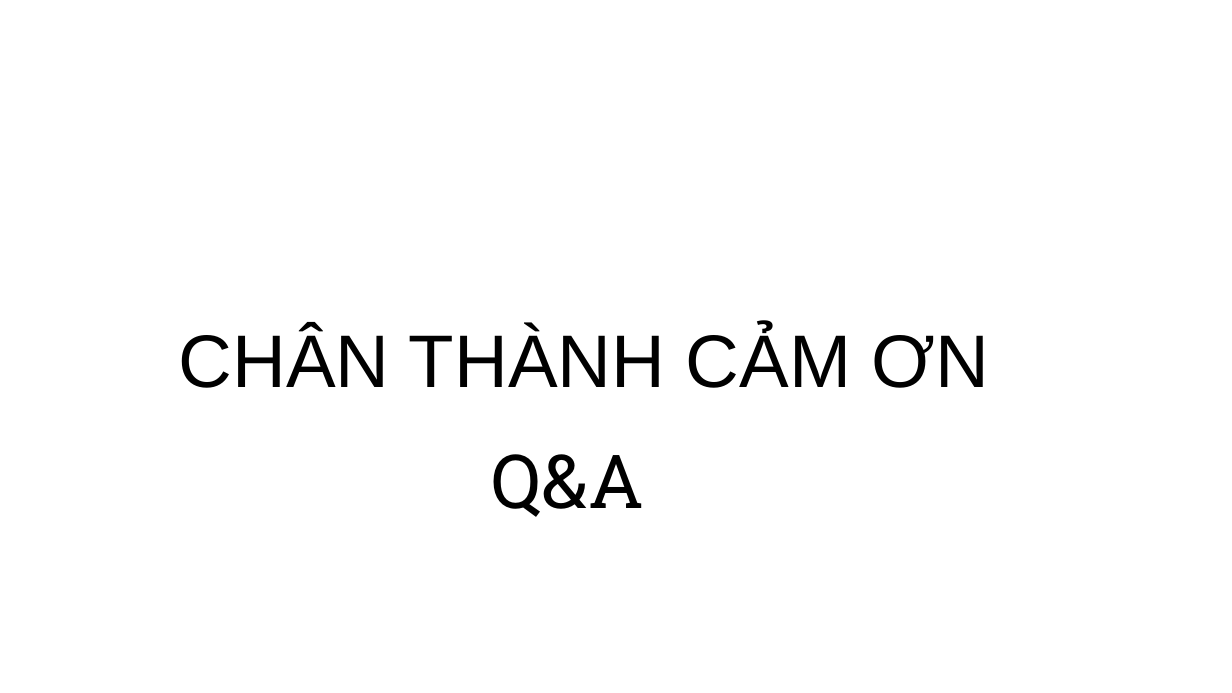
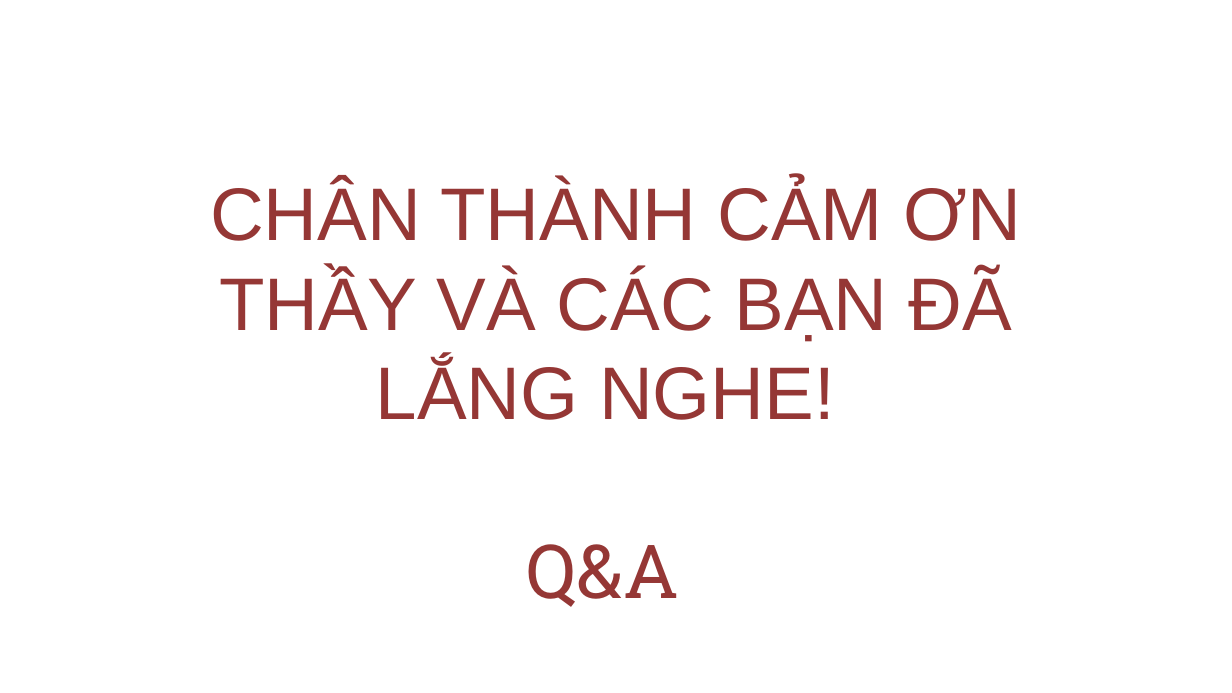
Before and after one commit to MaoBui2907/sosanh.ga, a slide deck: slide 13 of Plan/Report.pptx. Drawn at 1232x693 pixels with LibreOffice and Linux fonts; fonts in the diff are those of the drawing; background and template pictures are left out. Boxes give left, top, right and bottom in pixels: in the first picture for what was removed or moved away, otherwise in the second. Text is boxed around its words. In the diff, an @@ line names an element or a change of style, - is before the commit and + after.

```diff
--- a/Plan/Report.pptx
+++ b/Plan/Report.pptx
@@ text "CHÂN THÀNH CẢM ƠN" moved from (x1=179, y1=328, x2=990, y2=388) to (x1=210, y1=181, x2=1021, y2=420) @@
@@ text at (x1=210, y1=181, x2=1021, y2=241): text colour #000000 to #953735 in "CHÂN THÀNH CẢM ƠN"; alignment left to centre @@
@@ text at (x1=219, y1=271, x2=1011, y2=420): paragraph added @@
+THẦY VÀ CÁC BẠN ĐÃ LẮNG NGHE!
@@ text "Q&A" moved from (x1=492, y1=454, x2=645, y2=517) to (x1=526, y1=544, x2=679, y2=607) @@
@@ text "Q&A" at (x1=526, y1=544, x2=679, y2=607): text colour #000000 to #953735 @@
```
Also in this commit, not shown: 11 other slides changed.
